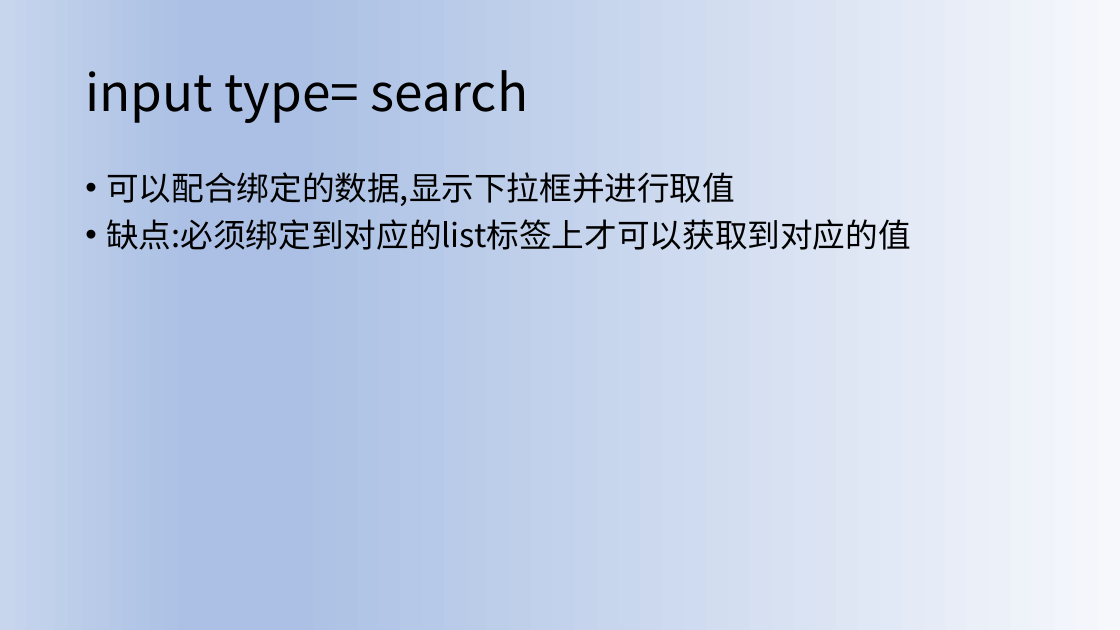
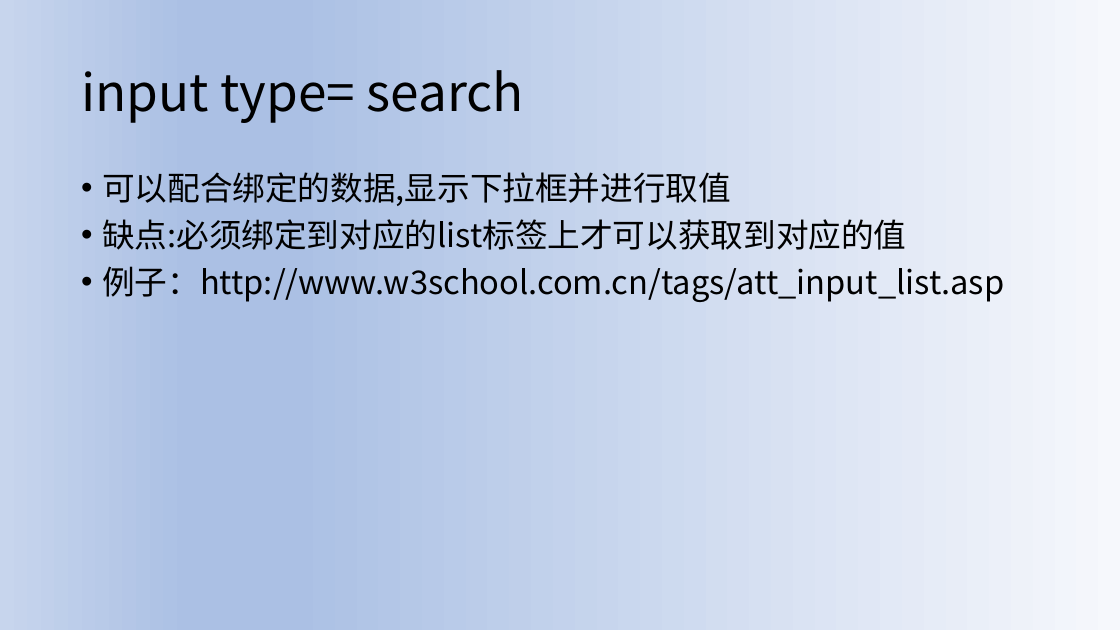
Before and after one commit to johnjackson/H5C3, a slide deck: slide 13 of 第2单元-表单/第二单元form表单.pptx. Drawn at 1120x630 pixels with LibreOffice and Linux fonts; fonts in the diff are those of the drawing. Boxes give left, top, right and bottom in pixels: in the first picture for what was removed or moved away, otherwise in the second. Text is boxed around its words. In the diff, an @@ line names an element or a change of style, - is before the commit and + after.

```diff
--- a/第2单元-表单/第二单元form表单.pptx
+++ b/第2单元-表单/第二单元form表单.pptx
@@ title "input type= search" moved from (x1=85, y1=70, x2=528, y2=123) to (x1=81, y1=70, x2=524, y2=123) @@
@@ text at (x1=102, y1=260, x2=1004, y2=302): paragraph added @@
+• 例子：http://www.w3school.com.cn/tags/att_input_list.asp
```
Also in this commit, not shown: 10 other slides changed, 4 other files.
